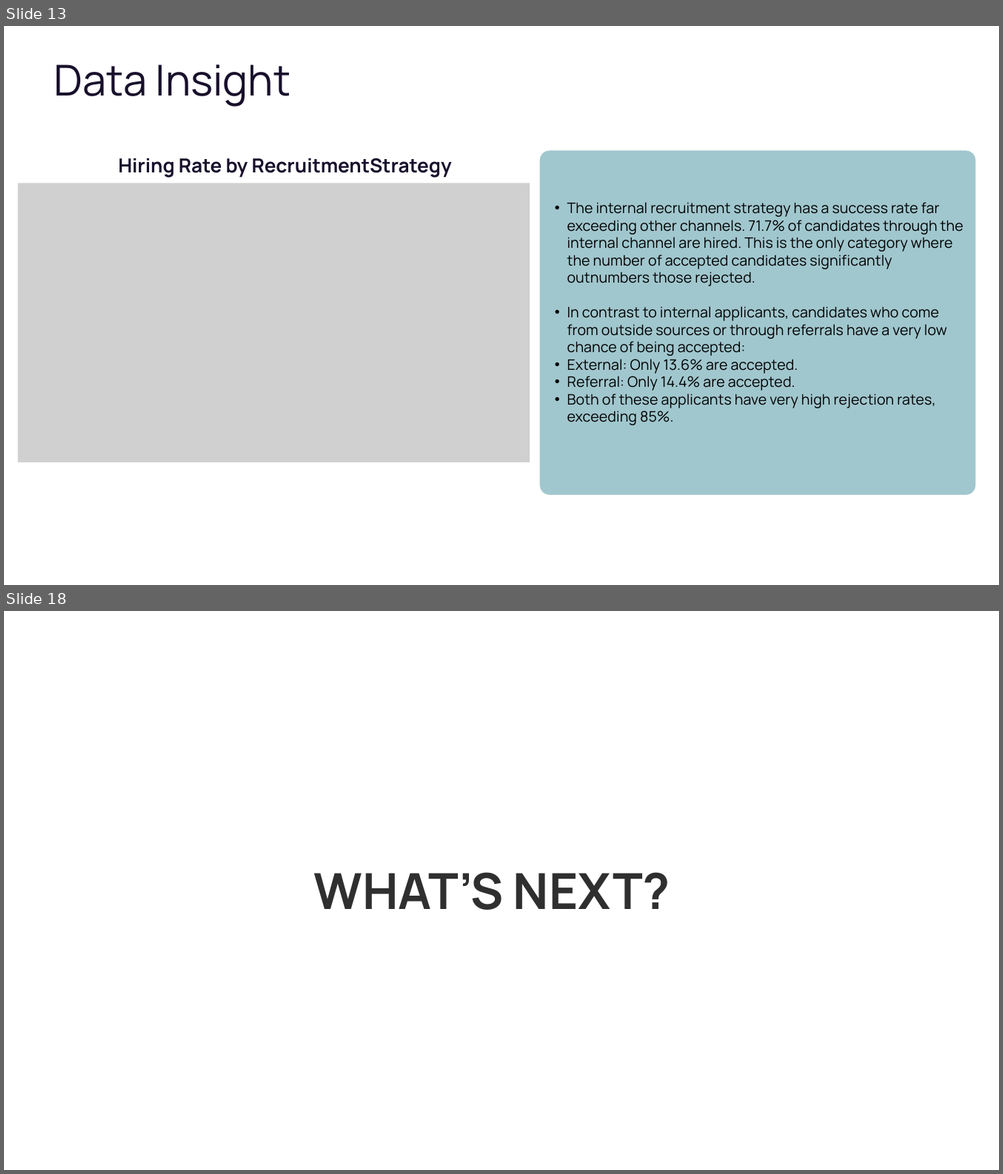
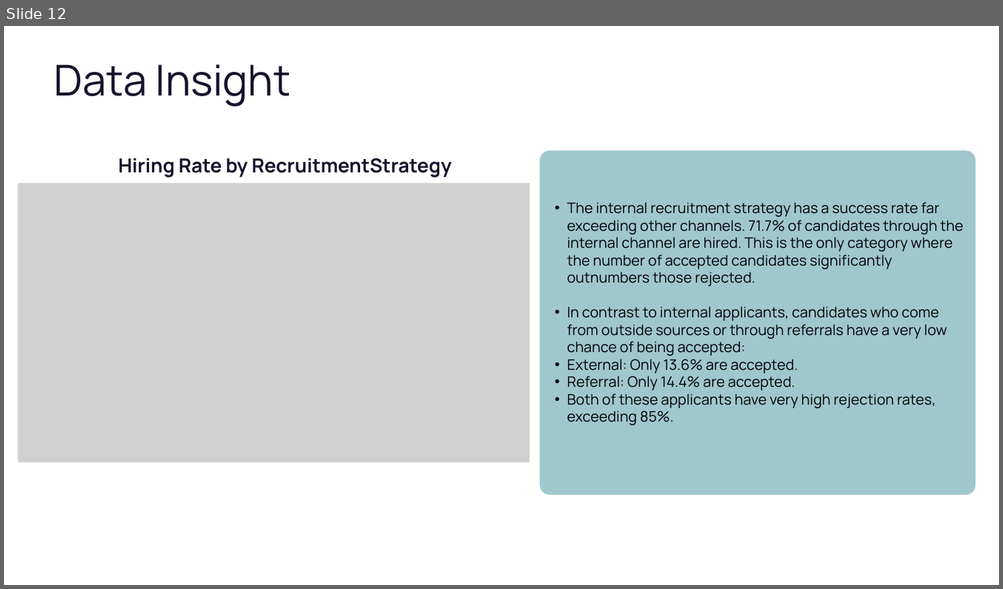
Before and after one commit to fadlinur/Final-Project, a slide deck: Stage 1/Exploratory Data Analysis.pptx. Shown one above the other, each under a label of ours: slides 13 and 18 before the commit, slide 12 after it; the slides between them are not shown. The pictures are 1003x1174 and 1003x589 pixels, drawn with LibreOffice and Linux fonts; fonts in the diff are those of the drawing; grey boxes stand for pictures; background and template pictures are left out. Boxes give left, top, right and bottom in pixels: in the first picture for what was removed or moved away, otherwise in the second. Text is boxed around its words. In the diff, an @@ line names an element or a change of style, - is before the commit and + after.

```diff
--- a/Stage 1/Exploratory Data Analysis.pptx
+++ b/Stage 1/Exploratory Data Analysis.pptx
@@ slide 18 removed at (4,611,999,1170), background picture (left out) @@
@@ text removed at (314,872,670,910) @@
-WHAT’S NEXT?
@@ what was slide 13 is now slide 12 @@
```
Also in this commit, not shown: 7 slides changed, 9 slides added, 4 other slides removed.
